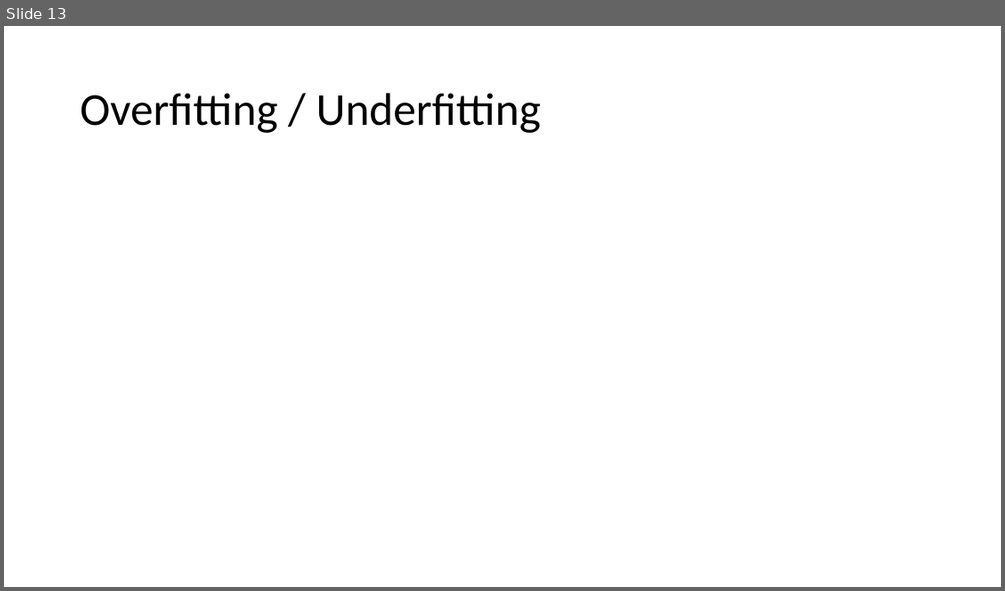
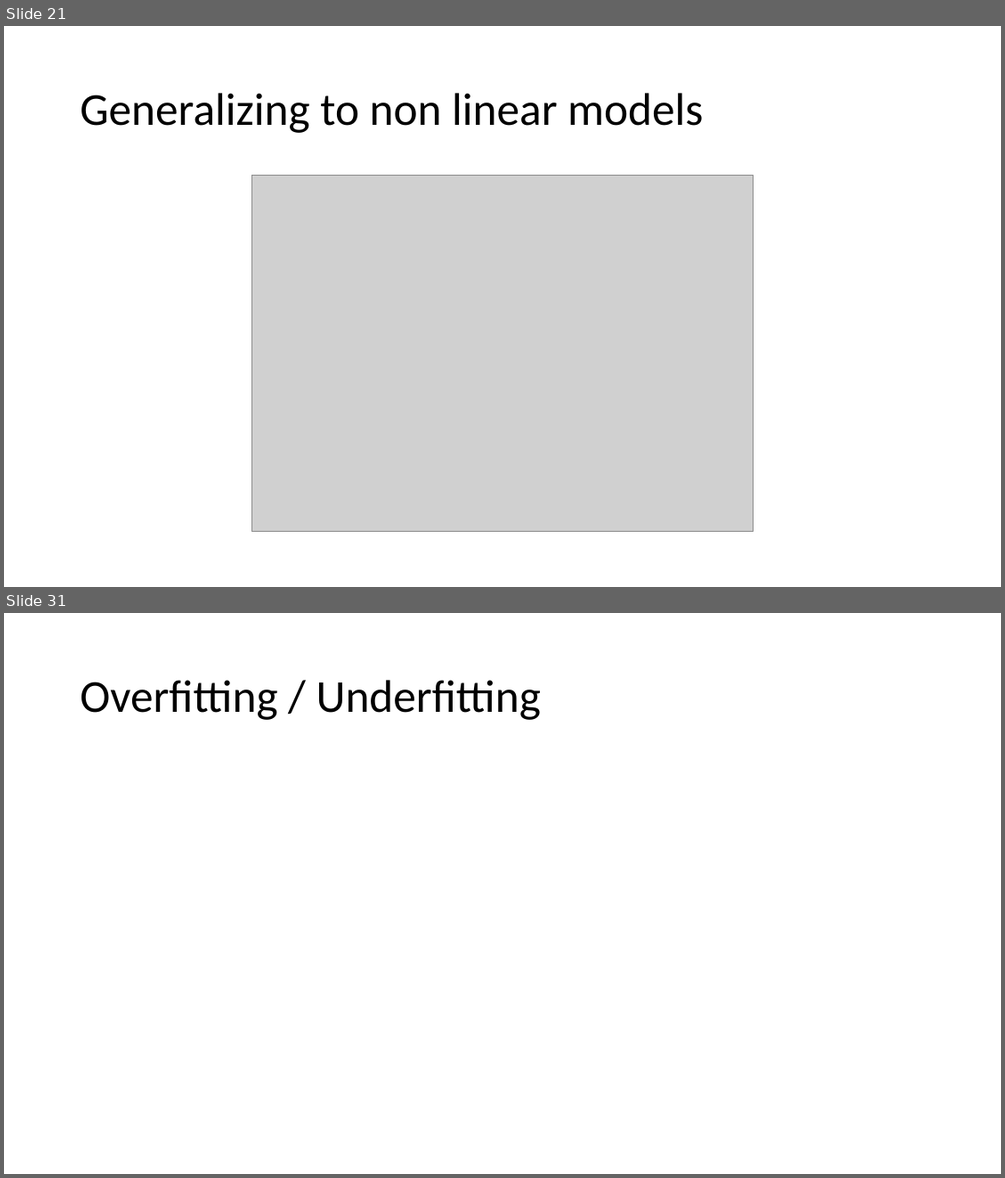
Before and after one commit to alishibli97/peca, a slide deck: slides.pptx. Shown one above the other, each under a label of ours: slide 13 before the commit, slides 21 and 31 after it; the slides between them are not shown. The pictures are 1005x591 and 1005x1178 pixels, drawn with LibreOffice and Linux fonts; fonts in the diff are those of the drawing; grey boxes stand for pictures. Boxes give left, top, right and bottom in pixels: in the first picture for what was removed or moved away, otherwise in the second. Text is boxed around its words. In the diff, an @@ line names an element or a change of style, - is before the commit and + after.

```diff
--- a/slides.pptx
+++ b/slides.pptx
@@ slide 21 added at bbox=[4, 26, 1001, 587], background #FFFFFF @@
@@ title added at bbox=[80, 93, 703, 133], 44 pt, text #000000 @@
+Generalizing to non linear models
@@ picture added at bbox=[252, 176, 753, 532] @@
@@ what was slide 13 is now slide 31 @@
```
Also in this commit, not shown: 6 slides changed, 23 other slides added, 6 slides removed.
